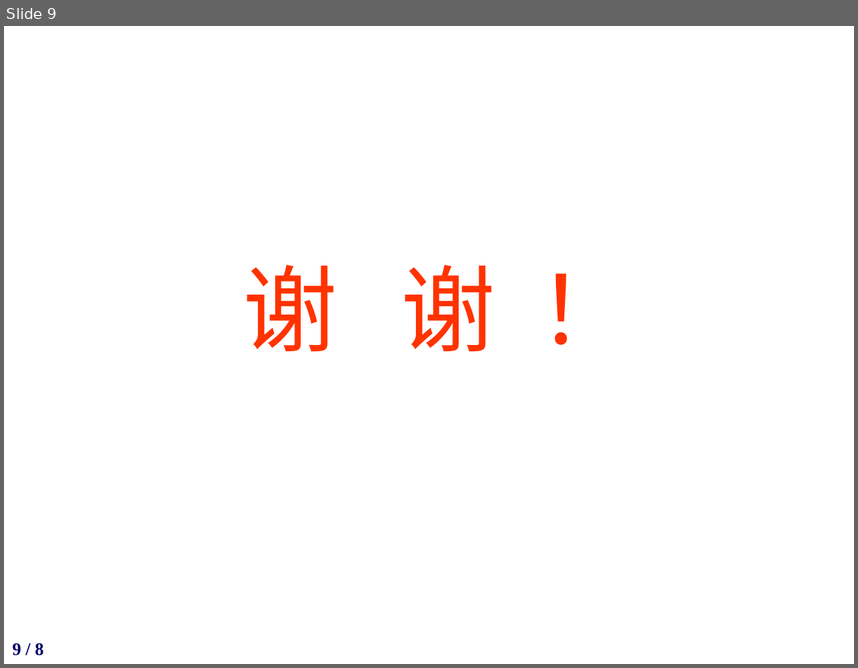
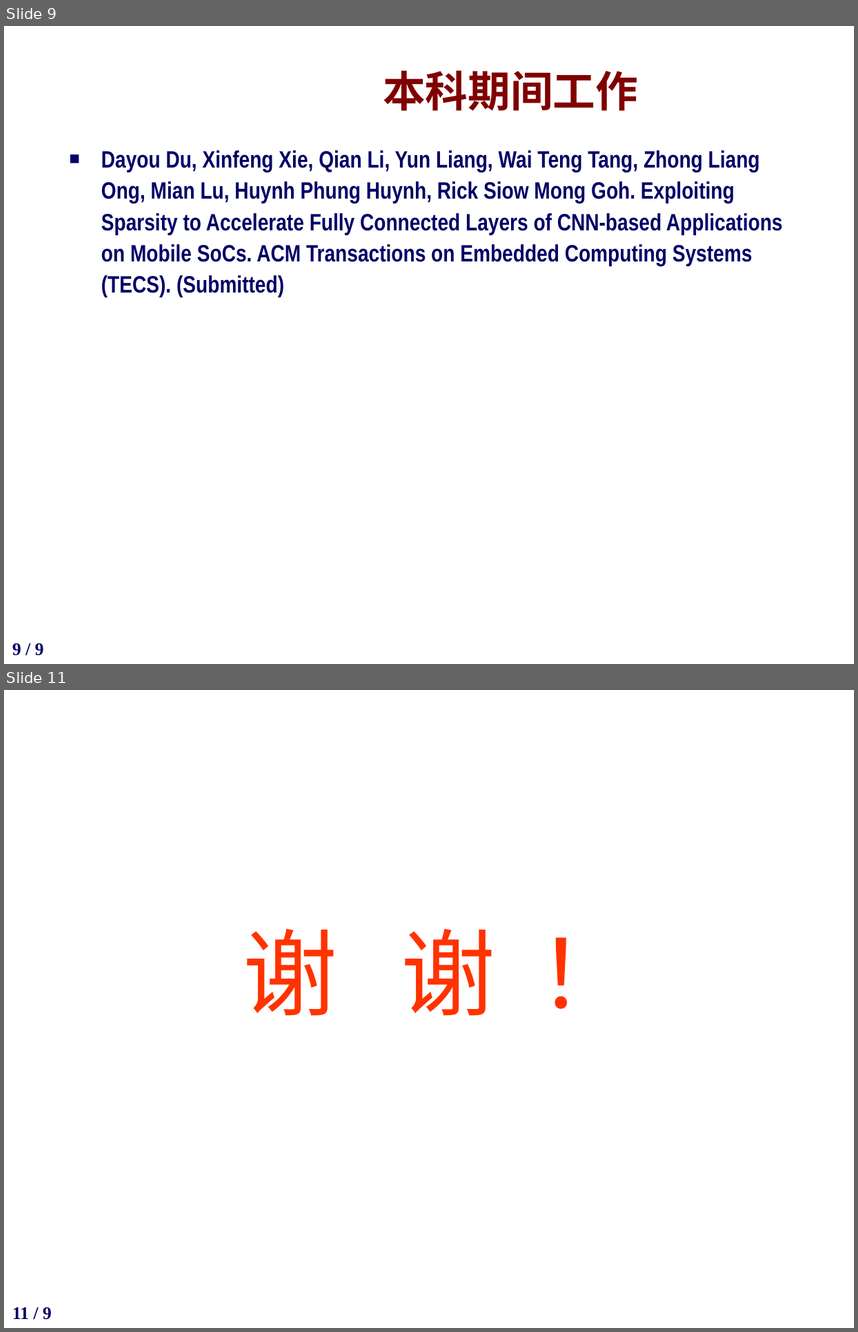
Before and after one commit to potato1996/FinalYearProject, a slide deck: slides/答辩ppt-杜大有1300012870.pptx. Shown one above the other, each under a label of ours: slide 9 before the commit, slides 9 and 11 after it; the slides between them are not shown. The pictures are 858x668 and 858x1332 pixels, drawn with LibreOffice and Linux fonts; fonts in the diff are those of the drawing; background and template pictures are left out. Boxes give left, top, right and bottom in pixels: in the first picture for what was removed or moved away, otherwise in the second. Text is boxed around its words. In the diff, an @@ line names an element or a change of style, - is before the commit and + after.

```diff
--- a/slides/答辩ppt-杜大有1300012870.pptx
+++ b/slides/答辩ppt-杜大有1300012870.pptx
@@ slide 9 added at <box>4,26,854,664</box>, background picture (left out); not listed: 1 template element that a slide beside it also shows @@
@@ title added at <box>383,70,638,111</box>, 36 pt, text #800000, bold @@
+本科期间工作
@@ text added at <box>101,150,783,297</box>, 20 pt, text #000066, bold @@
+■ Dayou Du, Xinfeng Xie, Qian Li, Yun Liang, Wai Teng Tang, Zhong Liang Ong, Mian Lu, Huynh Phung Huynh, Rick Siow Mong Goh. Exploiting Sparsity to Accelerate Fully Connected Layers of CNN-based Applications on Mobile SoCs. ACM Transactions on Embedded Computing Systems (TECS). (Submitted)
@@ what was slide 9 is now slide 11 @@
@@ page number at <box>12,1307,52,1319</box>: text changed @@
-9 / 8
+11 / 9
```
Also in this commit, not shown: 1 slide changed, 1 other slide added.
